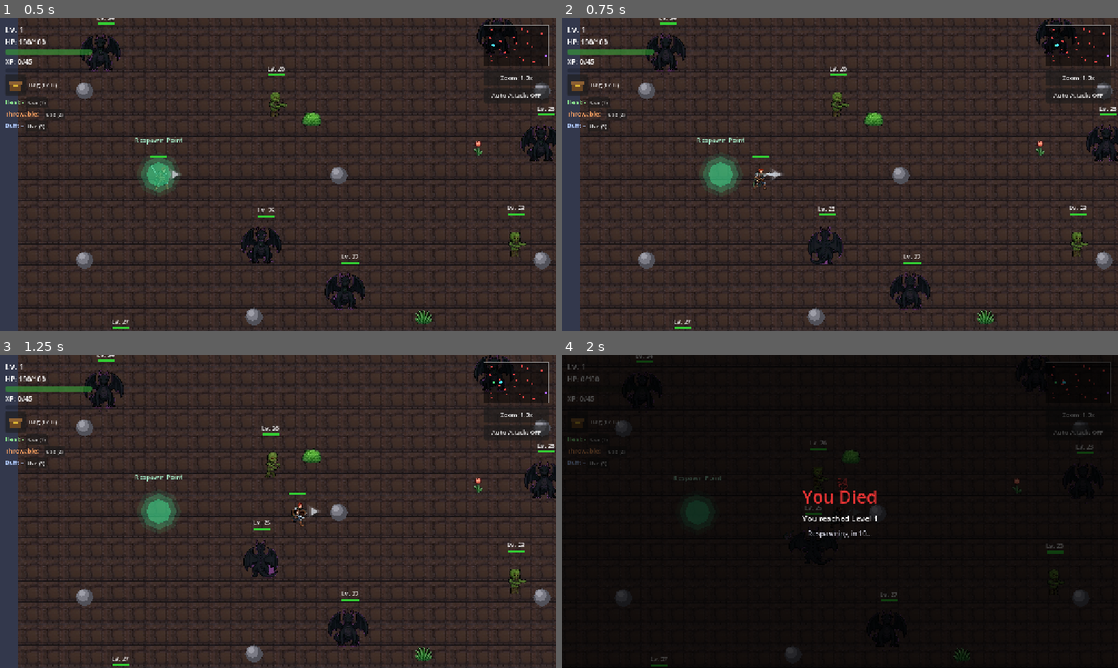
Above: before the commit, frames 1-4 (two rows, left to right).
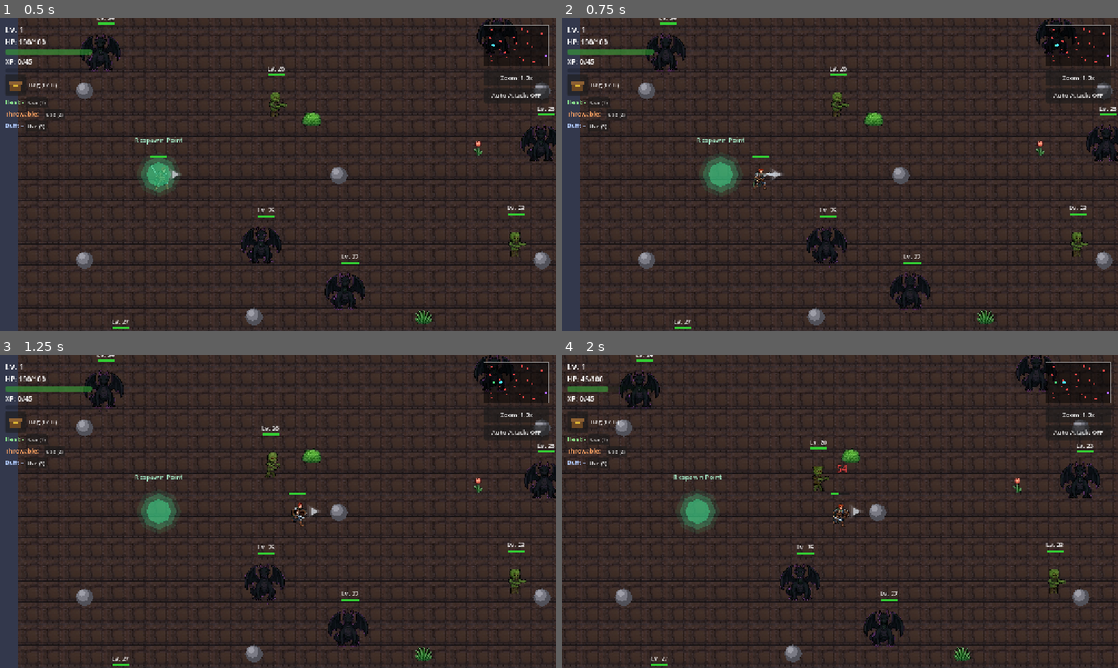
Above: after the commit, the same moments.

Repository: nhanptn1/topdownadventure
Game: Godot game, scene res://scenes/map3.tscn
The game is run twice, just before and just after one commit, with the same random seed, the same clock (stepped at 60 frames per second) and the same inputs. This scene is started directly instead of the project's main scene.
Inputs (mouse positions are in pixels of both pictures, inside the frame that each line leads up to):
- Up to frame 1 (0.5 s): no input
- Up to frame 2 (0.75 s): tap Enter at 0.5 s; move the mouse to (962, 158) at 0.52 s; hold D (move_right) from 0.53 s (still down); hold Shift (sprint) from 0.53 s (still down); click (962, 158) at 0.67 s
- Up to frame 3 (1.25 s): keep holding D (move_right); keep holding Shift (sprint)
- Up to frame 4 (2 s): release D (move_right) at 1.25 s; release Shift (sprint) at 1.25 s; drag from (728, 527) to (1062, 373) at 1.27 s

Frame 1 is identical in both runs. In frame 2, 0.4% of the frame differs, in the area x 44-52%, y 60-80%; in frame 3, 0.7%; in frame 4, 91%, in the area x 0-100%, y 0-100%.

Commit message:
Add enemy field-of-view and fix final-boss sprite/balance issues
Enemy AI:
- Add a 140-degree field-of-view check (_within_fov) gating the
  IDLE -> CHASE transition alongside the existing raycast LOS check,
  so approaching from behind no longer instantly aggros. Taking
  damage still force-aggros regardless of facing, unchanged.

Final boss (The Withered Sovereign):
- Strip a leftover sheet-divider line artifact baked into the edges
  of all 24 final_boss_{idle,enraged,death}_*.png frames (missed by
  an earlier extraction fix that only caught lines inside the
  silhouette).
- Halve the melee AttackArea radius (90 -> 45) and scale
  CHASE_STOP_DISTANCE to match (70 -> 35) so the boss still actually
  closes the gap far enough to land a hit.
- Remove the 4 Rock decor instances from the arena (map4.tscn) --
  they sat in the boss's straight-line chase path and let the player
  get it stuck against one. Corner mountains left in place.
- Speed up the ranged bolt cast (tied to the "enraged" animation
  loop) by the same 1.5x ratio melee's cooldown already speeds up by
  on the Phase 3 transition, so ranged attacks escalate too instead
  of staying locked to the Phase 2 pace.

Co-Authored-By: Claude Sonnet 5 <noreply@anthropic.com>

Diff:
--- a/scenes/map4.tscn
+++ b/scenes/map4.tscn
@@ -4,7 +4,6 @@
 [ext_resource type="Texture2D" path="res://assets/sprites/tile_stone.png" id="2"]
 [ext_resource type="PackedScene" path="res://scenes/spawn_point.tscn" id="3"]
 [ext_resource type="PackedScene" path="res://scenes/ultimate_boss.tscn" id="4"]
-[ext_resource type="PackedScene" path="res://scenes/decor_rock.tscn" id="5"]
 [ext_resource type="PackedScene" path="res://scenes/decor_mountain.tscn" id="6"]
 [ext_resource type="PackedScene" path="res://scenes/gate.tscn" id="7"]
 
@@ -84,22 +83,6 @@
 position = Vector2(950, 450)
 scale = Vector2(1.4, 1.4)
 
-[node name="Rock1" parent="." instance=ExtResource("5")]
-position = Vector2(300, 200)
-modulate = Color(0.6, 0.5, 0.65, 1)
-
-[node name="Rock2" parent="." instance=ExtResource("5")]
-position = Vector2(300, 700)
-modulate = Color(0.6, 0.5, 0.65, 1)
-
-[node name="Rock3" parent="." instance=ExtResource("5")]
-position = Vector2(600, 150)
-modulate = Color(0.6, 0.5, 0.65, 1)
-
-[node name="Rock4" parent="." instance=ExtResource("5")]
-position = Vector2(600, 750)
-modulate = Color(0.6, 0.5, 0.65, 1)
-
 [node name="Mountain1" parent="." instance=ExtResource("6")]
 position = Vector2(60, 60)
 
--- a/scenes/ultimate_boss.tscn
+++ b/scenes/ultimate_boss.tscn
@@ -10,7 +10,7 @@
 radius = 60.0
 
 [sub_resource type="CircleShape2D" id="AttackShape"]
-radius = 90.0
+radius = 45.0
 
 [node name="UltimateBoss" type="CharacterBody2D"]
 collision_mask = 3
--- a/scripts/enemy.gd
+++ b/scripts/enemy.gd
@@ -11,6 +11,7 @@
 const HP_PER_LEVEL := 3
 const BASE_ATTACK := 4
 const ATTACK_PER_LEVEL := 2
+const DETECTION_FOV_DEGREES := 140.0
 
 const SPECIES_DATA := {
 	"dragon": {
@@ -165,7 +166,7 @@
 		return
 
 	if state == State.IDLE and potential_target != null:
-		if _has_line_of_sight(potential_target):
+		if _within_fov(potential_target) and _has_line_of_sight(potential_target):
 			target_player = potential_target
 			_stop_wandering()
 			state = State.CHASE
@@ -272,6 +273,14 @@
 
 	if sprite.animation != anim_name:
 		sprite.play(anim_name)
+
+
+func _within_fov(target: Node2D) -> bool:
+	var to_target := target.global_position - global_position
+	if to_target.length() < 0.1:
+		return true
+	var angle := absf(facing_direction.angle_to(to_target.normalized()))
+	return angle <= deg_to_rad(DETECTION_FOV_DEGREES / 2.0)
 
 
 func _has_line_of_sight(target: Node2D) -> bool:
--- a/scripts/ultimate_boss.gd
+++ b/scripts/ultimate_boss.gd
@@ -13,7 +13,7 @@
 enum Phase { PHASE_1, PHASE_2, PHASE_3, DEAD }
 
 const CHASE_SPEED := 90.0
-const CHASE_STOP_DISTANCE := 70.0
+const CHASE_STOP_DISTANCE := 35.0
 
 const PHASE2_HP_RATIO := 0.6
 const PHASE3_HP_RATIO := 0.3
@@ -190,11 +190,19 @@
 		Phase.PHASE_2:
 			print(animal_name, " enters Phase 2 (", int(PHASE2_HP_RATIO * 100), "% HP) -- attacks speed up.")
 			attack_timer.wait_time = PHASE_ATTACK_INTERVAL[Phase.PHASE_2]
+			sprite.speed_scale = 1.0
 			sprite.play("enraged")
 			_phase_transition_juice()
 		Phase.PHASE_3:
 			print(animal_name, " enters Phase 3 (", int(PHASE3_HP_RATIO * 100), "% HP) -- enraged.")
 			attack_timer.wait_time = PHASE_ATTACK_INTERVAL[Phase.PHASE_3]
+			# The "enraged" clip (and the ranged bolt it casts on frame
+			# RANGED_CAST_FRAME each loop) never got a Phase 3 speed-up on
+			# its own -- it just kept playing at the Phase 2 pace, so the
+			# ranged attack didn't get more dangerous the way melee does.
+			# Scale it by the same ratio melee's cooldown speeds up by, so
+			# both attack types escalate together.
+			sprite.speed_scale = PHASE_ATTACK_INTERVAL[Phase.PHASE_2] / float(PHASE_ATTACK_INTERVAL[Phase.PHASE_3])
 			_phase_transition_juice()
 		Phase.DEAD:
 			_die()
@@ -266,6 +274,7 @@
 	health_bar_fill.scale.x = 1.0
 	phase = Phase.PHASE_1
 	attack_timer.wait_time = PHASE_ATTACK_INTERVAL[Phase.PHASE_1]
+	sprite.speed_scale = 1.0
 	sprite.play("idle")
 
 
Binary file changed: assets/sprites/final_boss_death_1.png
Binary file changed: assets/sprites/final_boss_death_3.png
Binary file changed: assets/sprites/final_boss_death_5.png
Binary file changed: assets/sprites/final_boss_enraged_1.png
Binary file changed: assets/sprites/final_boss_enraged_2.png
Binary file changed: assets/sprites/final_boss_enraged_3.png
Binary file changed: assets/sprites/final_boss_enraged_4.png
Binary file changed: assets/sprites/final_boss_enraged_5.png
Binary file changed: assets/sprites/final_boss_enraged_6.png
Binary file changed: assets/sprites/final_boss_enraged_7.png
Binary file changed: assets/sprites/final_boss_idle_1.png
Binary file changed: assets/sprites/final_boss_idle_2.png
(and 6 more such lines)
